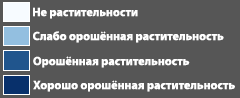
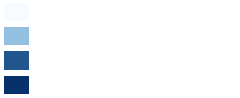
Before/after of a (240, 98) layered artwork. What changed in the layer stack:
hid "Layer 2" over [left=0, top=0, right=240, bottom=98]
